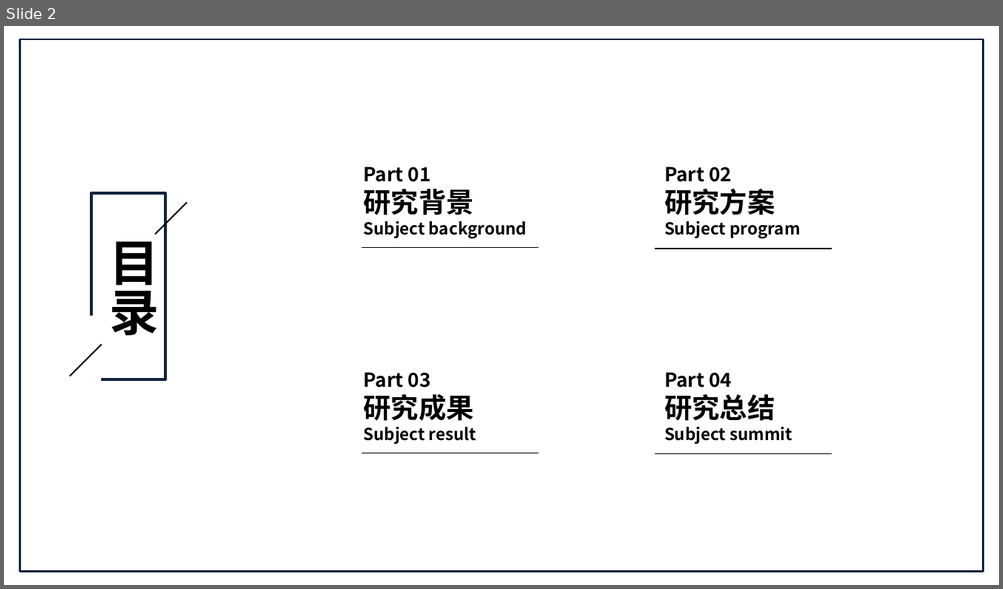
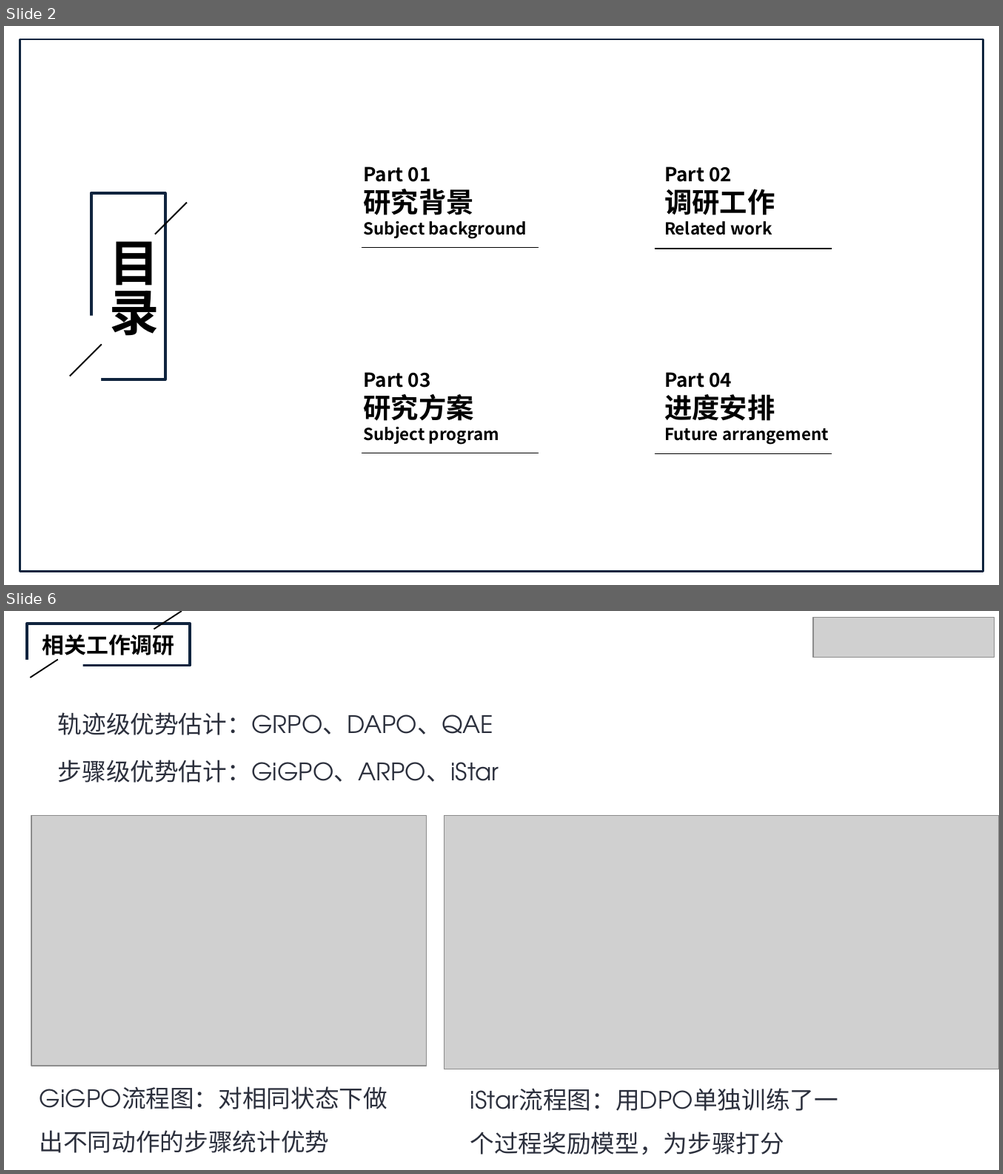
Before and after one commit to Labbbbbbbbb/Notes, a slide deck: NEST/zyt开题答辩.pptx. Shown one above the other, each under a label of ours: slide 2 before the commit, slides 2 and 6 after it; the slides between them are not shown. The pictures are 1003x589 and 1003x1174 pixels, drawn with LibreOffice and Linux fonts; fonts in the diff are those of the drawing; grey boxes stand for pictures. Boxes give left, top, right and bottom in pixels: in the first picture for what was removed or moved away, otherwise in the second. Text is boxed around its words. In the diff, an @@ line names an element or a change of style, - is before the commit and + after.

```diff
--- a/NEST/zyt开题答辩.pptx
+++ b/NEST/zyt开题答辩.pptx
@@ slide 6 added at bbox=[4, 611, 999, 1170], background #FFFFFF @@
@@ picture added at bbox=[813, 617, 993, 657] @@
@@ group added at bbox=[4, 611, 190, 678]: 2 rectangles, 2 lines, 1 text @@
+相关工作调研
@@ text added at bbox=[58, 712, 493, 735], 17.5 pt, text #2B2F3C @@
+轨迹级优势估计：GRPO、DAPO、QAE
@@ text added at bbox=[58, 760, 499, 783], 17.5 pt, text #2B2F3C @@
+步骤级优势估计：GiGPO、ARPO、iStar
@@ picture added at bbox=[32, 816, 427, 1067] @@
@@ picture added at bbox=[444, 816, 999, 1070] @@
@@ text added at bbox=[40, 1087, 388, 1153], 17.5 pt, text #2B2F3C @@
+GiGPO流程图：对相同状态下做出不同动作的步骤统计优势
@@ text added at bbox=[470, 1088, 838, 1156], 17.5 pt, text #2B2F3C @@
+iStar流程图：用DPO单独训练了一个过程奖励模型，为步骤打分
@@ slide 2 changed as well @@
@@ text at bbox=[664, 189, 775, 215]: text changed @@
-研究方案
-Subject program
+调研工作
+Related work
@@ text at bbox=[363, 395, 474, 421]: text changed @@
-研究成果
-Subject result
+研究方案
+Subject program
@@ text at bbox=[664, 395, 775, 421]: text changed @@
-研究总结
-Subject summit
+进度安排
+Future arrangement
```
Also in this commit, not shown: 1 other slide changed, 11 other slides added, 19 slides removed, 10 other files.
